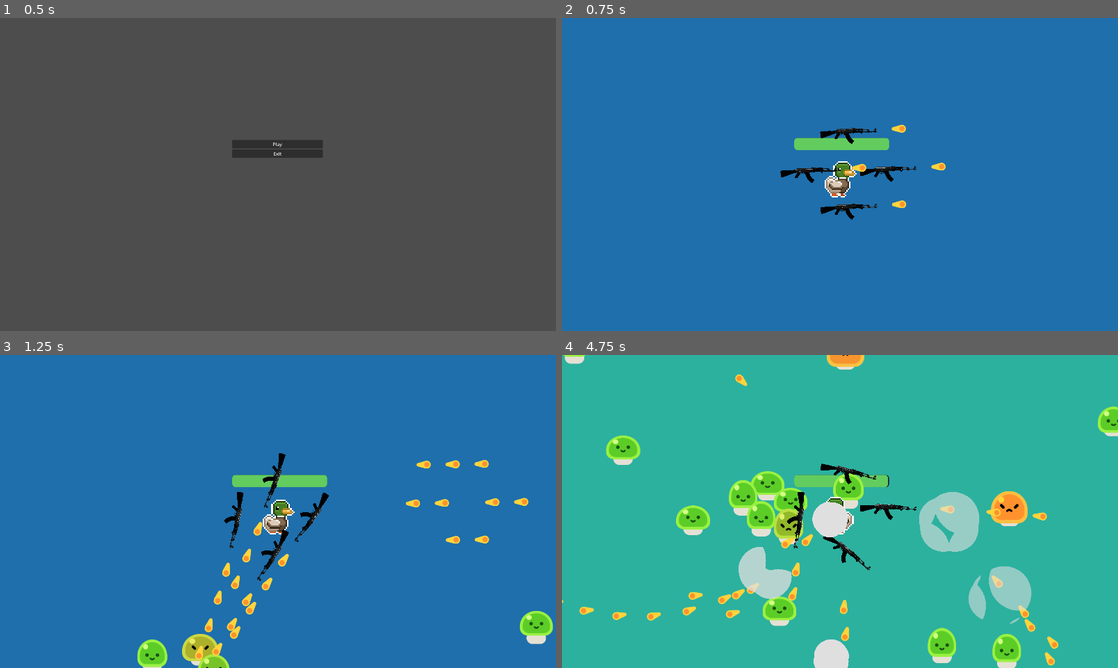
Above: before the commit, frames 1-4 (two rows, left to right).
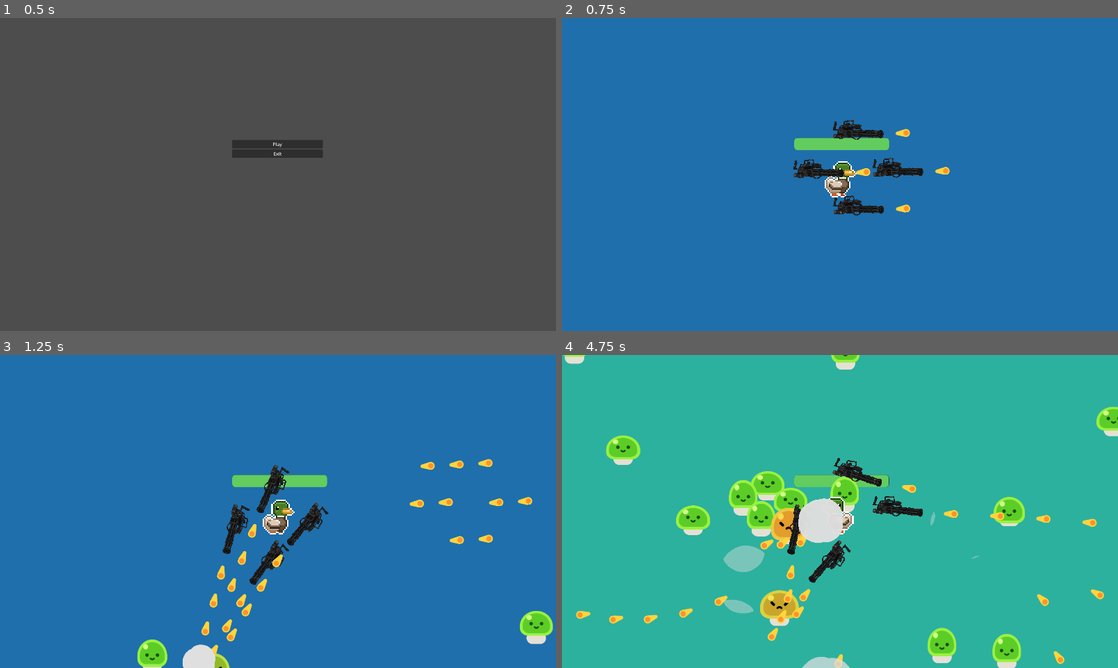
Above: after the commit, the same moments.

Repository: 63csmith/slime_game
Game: Godot game, scene res://main_menu.tscn
The game is run twice, just before and just after one commit, with the same random seed, the same clock (stepped at 60 frames per second) and the same inputs.
Inputs:
- Up to frame 1 (0.5 s): no input
- Up to frame 2 (0.75 s): click "Play" at 0.5 s
- Up to frame 3 (1.25 s): no input
- Up to frame 4 (4.75 s): hold D (move_right) 1.28-2.03 s; hold S (move_down) 2.03-2.78 s; hold D (move_right) 2.78-3.53 s; hold W (move_up) 3.53-4.28 s; hold A (move_left) from 4.28 s (still down)

Frame 1 is identical in both runs. In frame 2, 1.6% of the frame differs, in the area x 39-70%, y 32-65%; in frame 3, 3.3%; in frame 4, 10%, in the area x 0-100%, y 0-100%.

Commit message:
now a minigun

Diff:
--- a/gun.tscn
+++ b/gun.tscn
@@ -21,14 +21,14 @@
 rotation = 0.0747204
 
 [node name="Pistol" type="Sprite2D" parent="Gun Pivot"]
-position = Vector2(23.1598, 1.27466)
-rotation = -0.0872665
-scale = Vector2(0.2, 0.2)
+position = Vector2(62.7763, -18.7386)
+rotation = -0.122173
+scale = Vector2(0.1, 0.1)
 texture = ExtResource("2_nshlo")
 
 [node name="ShootingPoint" type="Marker2D" parent="Gun Pivot/Pistol"]
 unique_name_in_owner = true
-position = Vector2(741.553, -86.8549)
+position = Vector2(1202, 197.239)
 
 [node name="Timer" type="Timer" parent="."]
 wait_time = 0.1
Binary file changed: pistol/pngegg.png
